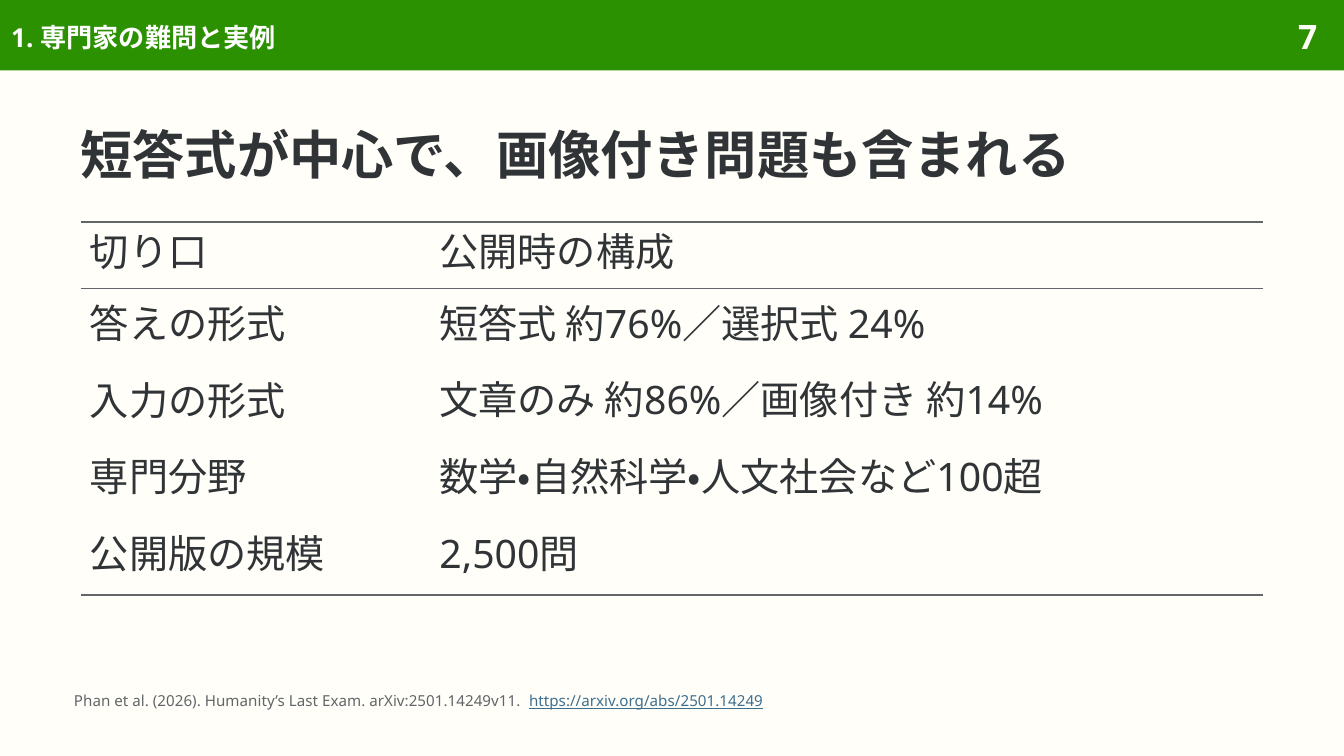
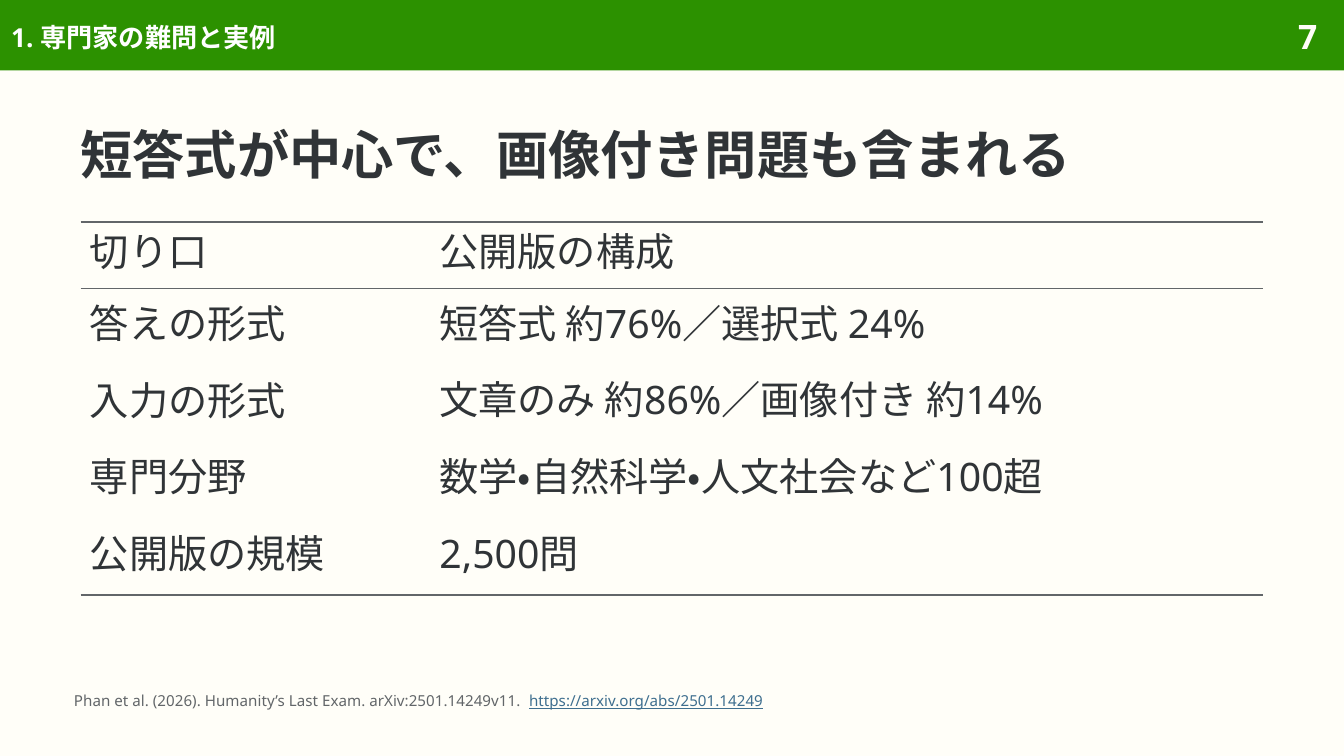
Before and after one commit to sasakiy84/datasets-in-10-minutes, a slide deck: slide 7 of slides/datasets-in-10-minutes-hle.pptx. Drawn at 1344x756 pixels with LibreOffice and Linux fonts; fonts in the diff are those of the drawing. Boxes give left, top, right and bottom in pixels: in the first picture for what was removed or moved away, otherwise in the second. Text is boxed around its words. In the diff, an @@ line names an element or a change of style, - is before the commit and + after.

```diff
--- a/slides/datasets-in-10-minutes-hle.pptx
+++ b/slides/datasets-in-10-minutes-hle.pptx
@@ table at box(81, 222, 1263, 595) @@
-row 1, column 2: 公開時の構成
+row 1, column 2: 公開版の構成
```
Also in this commit, not shown: 1 other slide changed, 3 other files.
